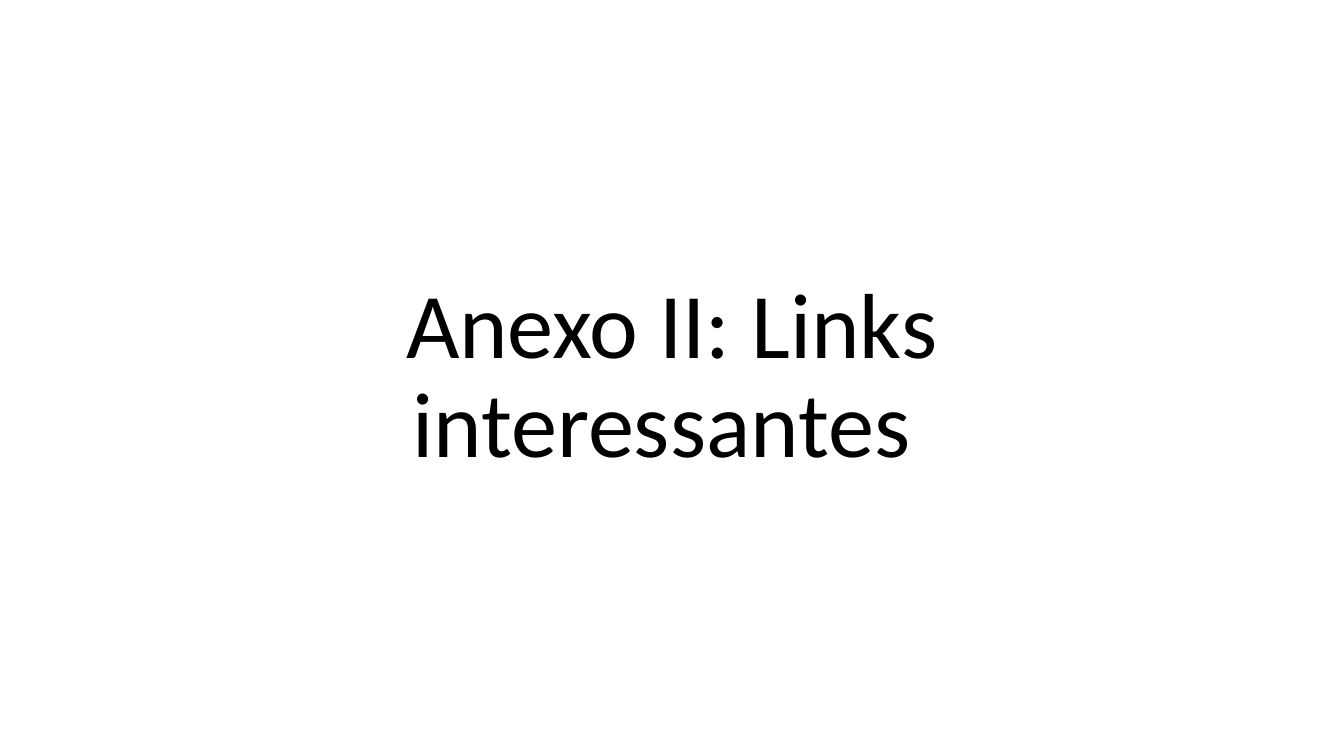
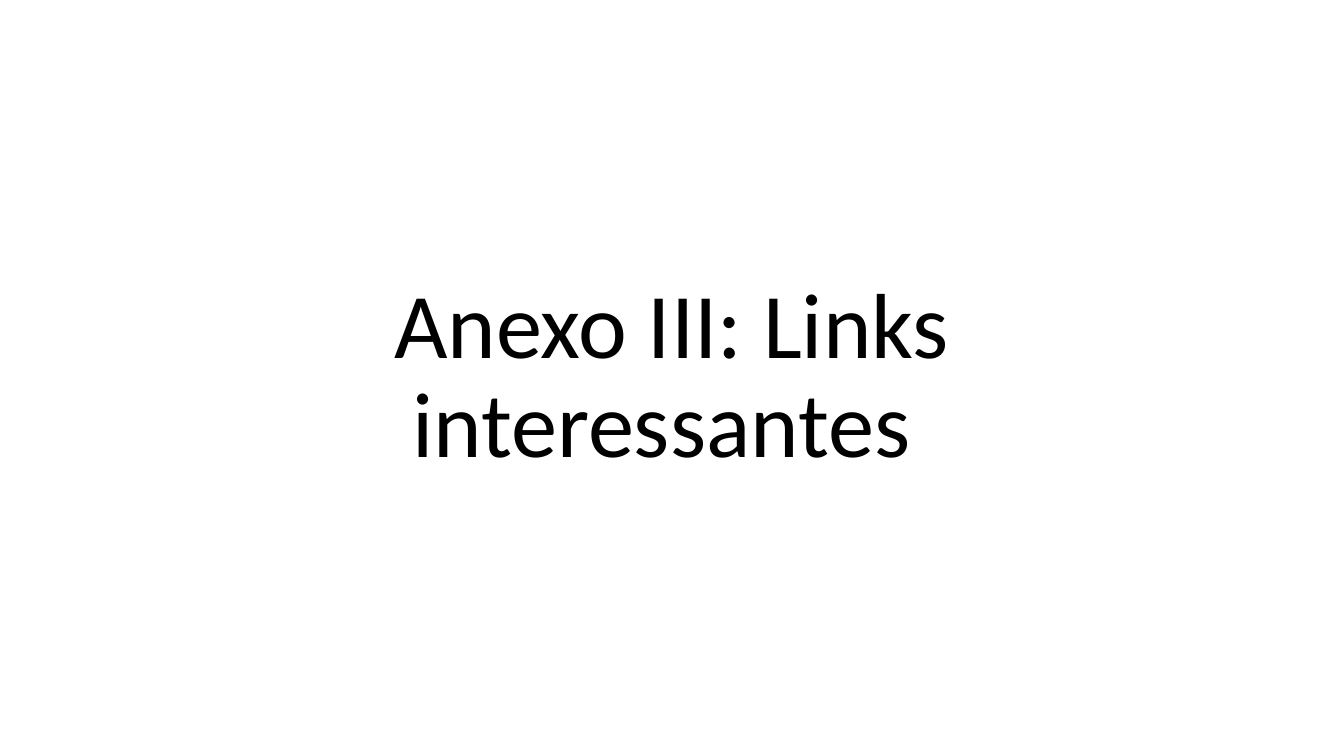
Before and after one commit to zz4fap/c24_inteligencia_artificial, a slide deck: slide 93 of slides/C24_CNN.pptx (slide 91 before the commit). Drawn at 1344x756 pixels with LibreOffice and Linux fonts; fonts in the diff are those of the drawing. Boxes give left, top, right and bottom in pixels: in the first picture for what was removed or moved away, otherwise in the second. Text is boxed around its words. In the diff, an @@ line names an element or a change of style, - is before the commit and + after.

```diff
--- a/slides/C24_CNN.pptx
+++ b/slides/C24_CNN.pptx
@@ text at <box>394,294,949,458</box>: text changed @@
-Anexo II: Links interessantes
+Anexo III: Links interessantes
```
Also in this commit, not shown: 14 other slides changed, 3 slides added, 1 slide removed.
